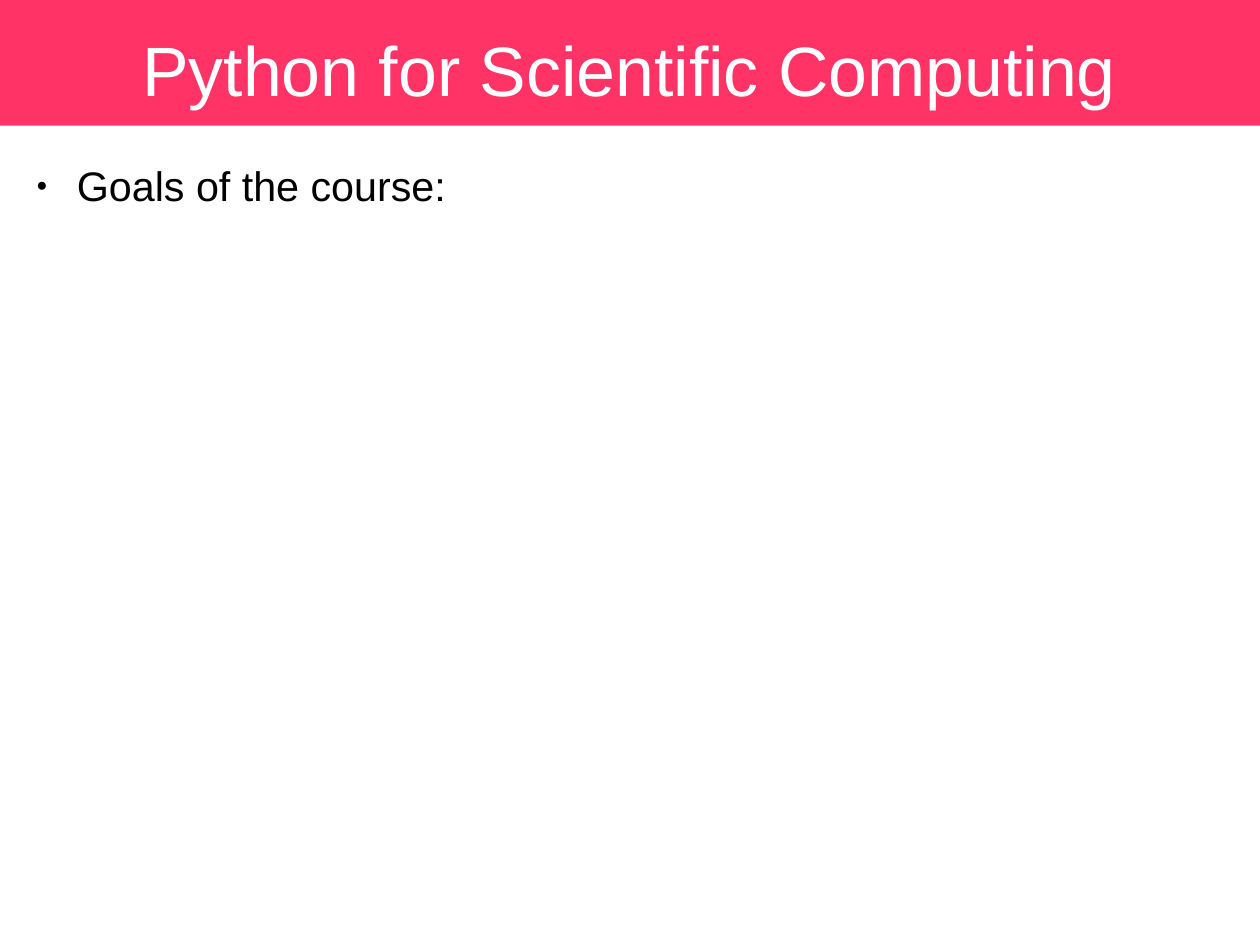
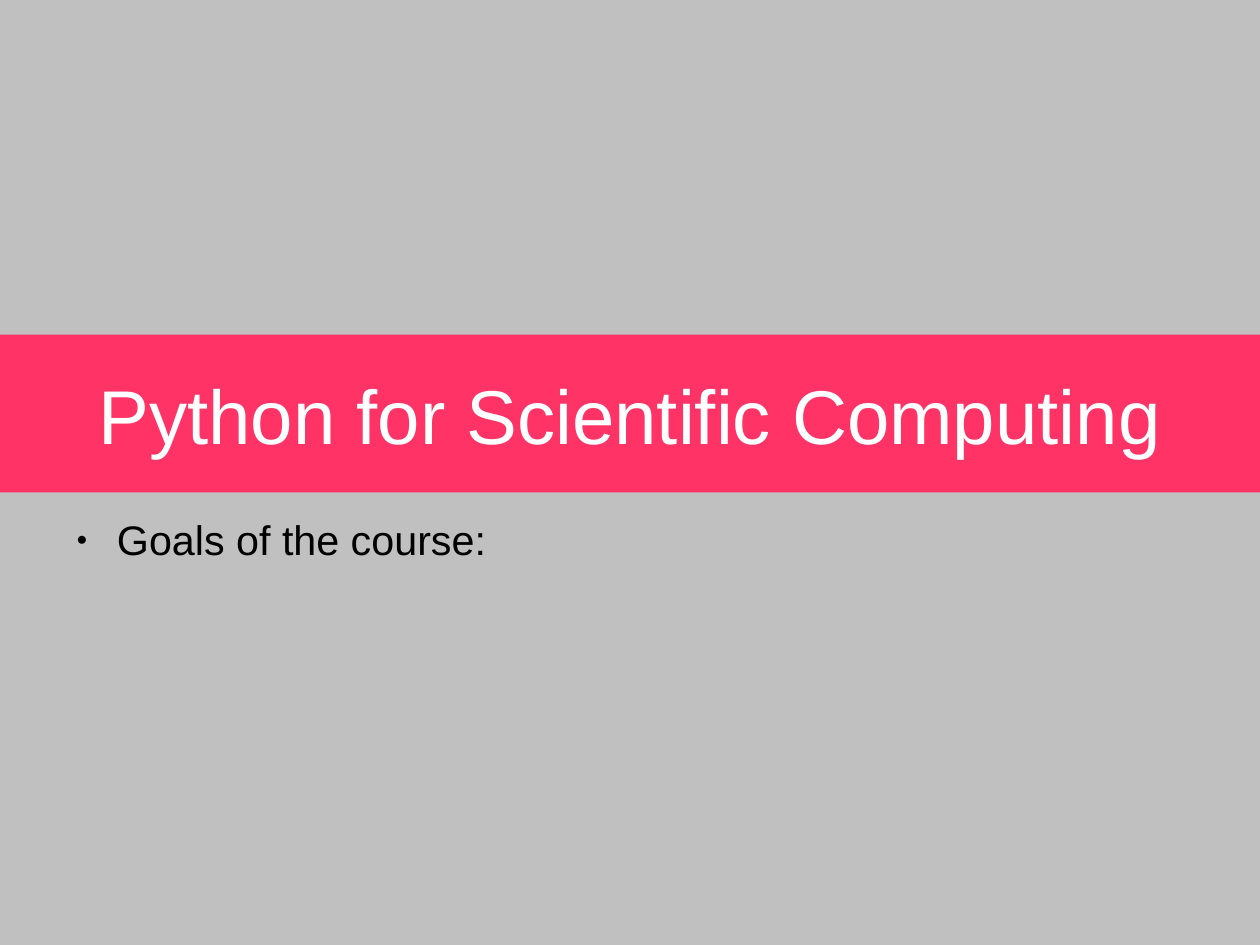
Before and after one commit to sbu-python-class/python-science, a slide deck: slide 1 of lectures/01-python/python.odp. Drawn at 1260x945 pixels with LibreOffice and Linux fonts; fonts in the diff are those of the drawing. Boxes give left, top, right and bottom in pixels: in the first picture for what was removed or moved away, otherwise in the second. Text is boxed around its words. In the diff, an @@ line names an element or a change of style, - is before the commit and + after.

```diff
--- a/lectures/01-python/python.odp
+++ b/lectures/01-python/python.odp
@@ background #FFFFFF to #C0C0C0 @@
@@ rectangle removed at bbox=[0, 0, 1260, 126] @@
@@ title "Python for Scientific Computing": place and size @@
-title "Python for Scientific Computing" at bbox=[142, 45, 1116, 109]
+title "Python for Scientific Computing" at bbox=[0, 335, 1260, 493]
@@ title "Python for Scientific Computing" at bbox=[0, 335, 1260, 493]: size 44 to 48 pt; fill none to #FF3366 @@
@@ text "Goals of the course:": place and size @@
-text "Goals of the course:" at bbox=[77, 171, 446, 202]
+text "Goals of the course:" at bbox=[117, 525, 486, 556]
```
Also in this commit, not shown: 11 other slides changed, 7 slides added, 4 slides removed.
